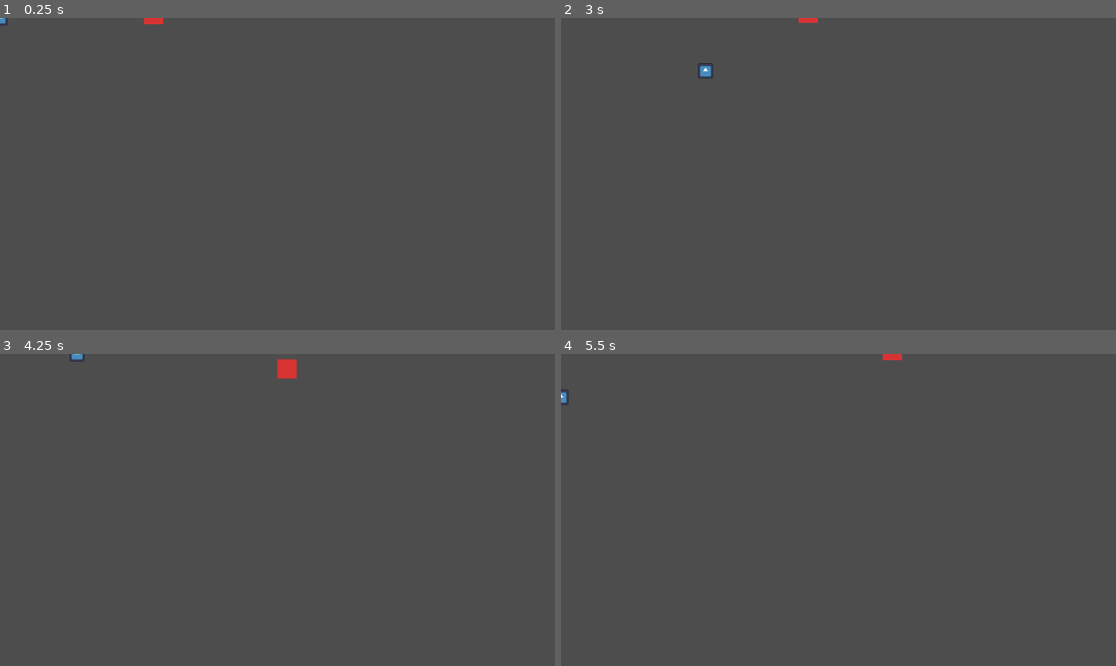
Above: before the commit, frames 1-4 (two rows, left to right).
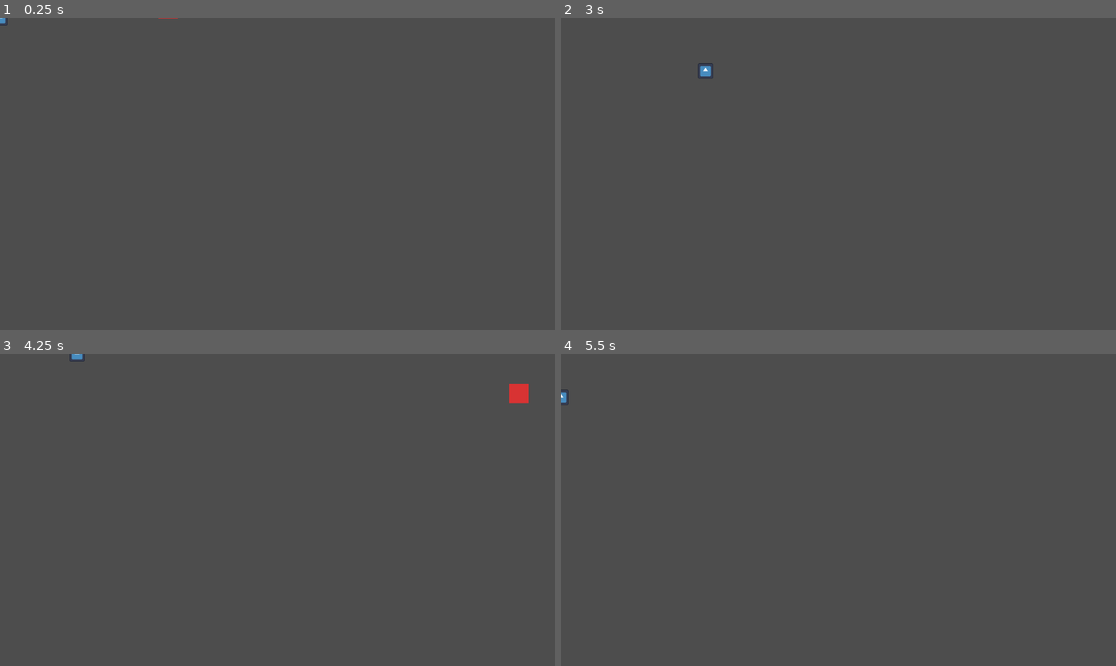
Above: after the commit, the same moments.

Repository: 17205937578-beep/Sans
Game: Godot game, scene res://scenes/main.tscn
Two runs of this game, one before a commit and one after it. Both use one fixed random seed, a clock stepped at 60 frames per second and the inputs below. The engine's default icon, where the game draws it, is replaced by a stand-in: a white triangle on a blue panel in a dark square.
Inputs:
- Up to frame 1 (0.25 s): no input
- Up to frame 2 (3 s): hold Right (ui_right) 0.53-1.28 s; hold Down (ui_down) 1.28-2.03 s; hold Right (ui_right) 2.03-2.78 s; hold Up (ui_up) from 2.78 s (still down)
- Up to frame 3 (4.25 s): release Up (ui_up) at 3.53 s; hold Left (ui_left) from 3.53 s (still down)
- Up to frame 4 (5.5 s): release Left (ui_left) at 5.03 s; hold Down (ui_down) from 5.03 s (still down)

The runs differ from the first frame. In frame 1, less than 0.1% of the frame differs, in the area x 25-33%, y 0-3%; in frame 2, less than 0.1%; in frame 3, 0.4%, in the area x 49-96%, y 1-16%; in frame 4, less than 0.1%.

Commit message:
敌人速度固定为 210，与玩家速度无关

Diff:
--- a/scripts/enemy.gd
+++ b/scripts/enemy.gd
@@ -7,10 +7,8 @@
 ##   - 玩家远离后恢复随机移动
 ##   - 敌人不攻击
 
-## 漫游速度（像素/秒）
-const WANDER_SPEED := 80.0
-## 追踪速度（像素/秒）
-const CHASE_SPEED := 140.0
+## 敌人移动速度（固定，与玩家速度无关）
+const ENEMY_SPEED := 210.0
 ## 开始追踪玩家的距离（像素）
 const CHASE_DISTANCE := 200.0
 ## 漫游方向更换间隔（秒）
@@ -31,15 +29,15 @@
 		distance_to_player = global_position.distance_to(_player.global_position)
 
 	if distance_to_player < CHASE_DISTANCE:
-		# 追踪玩家（不攻击，只靠近）
+		# 追踪玩家（不攻击，只靠近），速度固定 210
 		var direction := (_player.global_position - global_position).normalized()
-		velocity = direction * CHASE_SPEED
+		velocity = direction * ENEMY_SPEED
 	else:
-		# 随机漫游：每隔一段时间换一个方向
+		# 随机漫游：每隔一段时间换一个方向，速度固定 210
 		_wander_timer -= delta
 		if _wander_timer <= 0.0:
 			_pick_new_wander_direction()
-		velocity = _wander_direction * WANDER_SPEED
+		velocity = _wander_direction * ENEMY_SPEED
 
 	move_and_slide()
 
